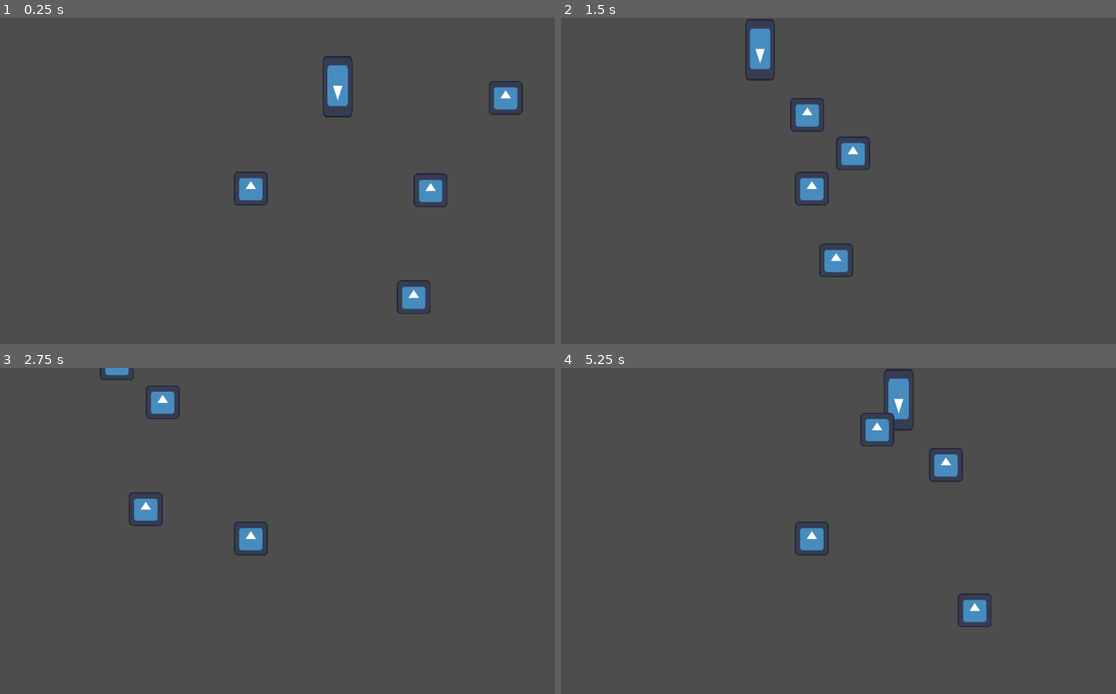
Above: before the commit, frames 1-4 (two rows, left to right).
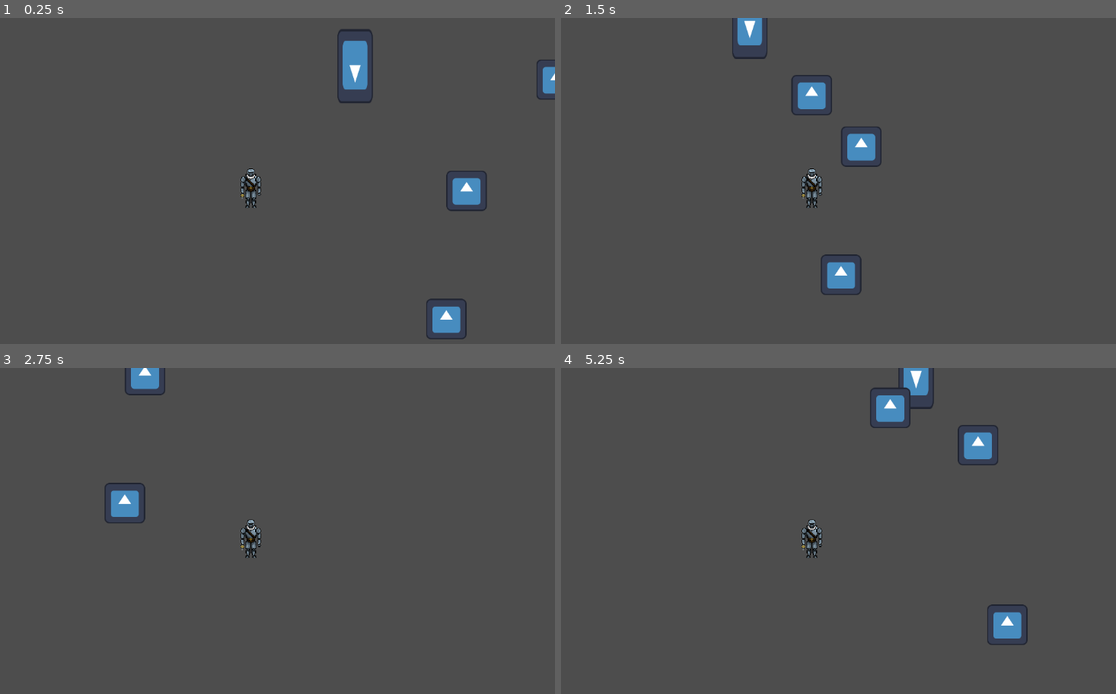
Above: after the commit, the same moments.

Repository: Routund/Mount_Belforte
Game: Godot game, scene res://Scenes/Overworld.tscn
Same seed, same stepped clock (60 frames per second), same inputs: the game is played once before the commit and once after it. The engine's default icon, where the game draws it, is replaced by a stand-in: a white triangle on a blue panel in a dark square.
Inputs:
- Up to frame 1 (0.25 s): no input
- Up to frame 2 (1.5 s): hold D (right) 0.53-1.28 s; tap Space (interact) at 0.6, 1.35 s; hold S (down) from 1.28 s (still down)
- Up to frame 3 (2.75 s): release S (down) at 2.03 s; hold D (right) from 2.03 s (still down); tap Space (interact) at 2.1 s
- Up to frame 4 (5.25 s): release D (right) at 2.78 s; hold W (up) 2.78-3.53 s; tap Space (interact) every 0.75 s from 2.85 to 5.1 s; hold A (left) 3.53-5.03 s; hold S (down) from 5.03 s (still down)

The runs differ from the first frame. In frame 1, 4.2% of the frame differs, in the area x 42-100%, y 3-99%; in frame 2, 3.2%; in frame 3, 2.1%; in frame 4, 3.6%.

Commit message:
doing animation tree

Diff:
--- a/Scenes/player.tscn
+++ b/Scenes/player.tscn
@@ -1,24 +1,243 @@
-[gd_scene load_steps=5 format=3 uid="uid://bqlroxiiv5reg"]
+[gd_scene load_steps=26 format=3 uid="uid://bqlroxiiv5reg"]
 
 [ext_resource type="Script" path="res://Scripts/Player.gd" id="1_ubegy"]
-[ext_resource type="Texture2D" uid="uid://b5ihyqj52x60r" path="res://Sprites/icon.svg" id="2_swqc7"]
+[ext_resource type="Texture2D" uid="uid://c830oy4vqf404" path="res://Sprites/Main Character full.png" id="2_6msmn"]
 [ext_resource type="PackedScene" uid="uid://y1go6d8bx2ue" path="res://Scenes/pause.tscn" id="3_mn2gf"]
 
-[sub_resource type="RectangleShape2D" id="RectangleShape2D_o2oo8"]
-size = Vector2(124, 125)
+[sub_resource type="CapsuleShape2D" id="CapsuleShape2D_3ble7"]
+radius = 44.0
+height = 153.0
+
+[sub_resource type="Animation" id="Animation_ctmxl"]
+resource_name = "walk_down"
+length = 0.4
+loop_mode = 1
+tracks/0/type = "value"
+tracks/0/imported = false
+tracks/0/enabled = true
+tracks/0/path = NodePath("Sprite2D:frame")
+tracks/0/interp = 1
+tracks/0/loop_wrap = true
+tracks/0/keys = {
+"times": PackedFloat32Array(0, 0.1, 0.2, 0.3),
+"transitions": PackedFloat32Array(1, 1, 1, 1),
+"update": 1,
+"values": [0, 2, 0, 1]
+}
+
+[sub_resource type="Animation" id="Animation_5jgey"]
+resource_name = "walk_left"
+length = 0.65
+loop_mode = 1
+step = 0.05
+tracks/0/type = "value"
+tracks/0/imported = false
+tracks/0/enabled = true
+tracks/0/path = NodePath("Sprite2D:frame")
+tracks/0/interp = 1
+tracks/0/loop_wrap = true
+tracks/0/keys = {
+"times": PackedFloat32Array(0, 0.1, 0.2, 0.3, 0.4, 0.5, 0.6),
+"transitions": PackedFloat32Array(1, 1, 1, 1, 1, 1, 1),
+"update": 1,
+"values": [15, 16, 17, 18, 19, 20, 21]
+}
+
+[sub_resource type="Animation" id="Animation_27uyv"]
+resource_name = "walk_right"
+length = 0.65
+loop_mode = 1
+step = 0.05
+tracks/0/type = "value"
+tracks/0/imported = false
+tracks/0/enabled = true
+tracks/0/path = NodePath("Sprite2D:frame")
+tracks/0/interp = 1
+tracks/0/loop_wrap = true
+tracks/0/keys = {
+"times": PackedFloat32Array(0, 0.1, 0.2, 0.3, 0.4, 0.5, 0.6),
+"transitions": PackedFloat32Array(1, 1, 1, 1, 1, 1, 1),
+"update": 1,
+"values": [7, 8, 9, 10, 11, 12, 13]
+}
+
+[sub_resource type="Animation" id="Animation_5nmle"]
+resource_name = "walk_up"
+length = 0.4
+loop_mode = 1
+tracks/0/type = "value"
+tracks/0/imported = false
+tracks/0/enabled = true
+tracks/0/path = NodePath("Sprite2D:frame")
+tracks/0/interp = 1
+tracks/0/loop_wrap = true
+tracks/0/keys = {
+"times": PackedFloat32Array(0, 0.1, 0.2, 0.3),
+"transitions": PackedFloat32Array(1, 1, 1, 1),
+"update": 1,
+"values": [3, 4, 3, 5]
+}
+
+[sub_resource type="Animation" id="Animation_4e71p"]
+resource_name = "idle_up"
+length = 0.6
+loop_mode = 1
+step = 0.05
+tracks/0/type = "value"
+tracks/0/imported = false
+tracks/0/enabled = true
+tracks/0/path = NodePath("Sprite2D:frame")
+tracks/0/interp = 1
+tracks/0/loop_wrap = true
+tracks/0/keys = {
+"times": PackedFloat32Array(0, 0.3),
+"transitions": PackedFloat32Array(1, 1),
+"update": 1,
+"values": [24, 25]
+}
+
+[sub_resource type="Animation" id="Animation_n7sfq"]
+resource_name = "idle_down"
+length = 0.6
+loop_mode = 1
+step = 0.05
+tracks/0/type = "value"
+tracks/0/imported = false
+tracks/0/enabled = true
+tracks/0/path = NodePath("Sprite2D:frame")
+tracks/0/interp = 1
+tracks/0/loop_wrap = true
+tracks/0/keys = {
+"times": PackedFloat32Array(0, 0.3),
+"transitions": PackedFloat32Array(1, 1),
+"update": 1,
+"values": [22, 23]
+}
+
+[sub_resource type="Animation" id="Animation_j61yt"]
+resource_name = "idle_left"
+length = 0.6
+loop_mode = 1
+tracks/0/type = "value"
+tracks/0/imported = false
+tracks/0/enabled = true
+tracks/0/path = NodePath("Sprite2D:frame")
+tracks/0/interp = 1
+tracks/0/loop_wrap = true
+tracks/0/keys = {
+"times": PackedFloat32Array(0, 0.3),
+"transitions": PackedFloat32Array(1, 1),
+"update": 1,
+"values": [28, 29]
+}
+
+[sub_resource type="Animation" id="Animation_bcw0c"]
+resource_name = "idle_right"
+length = 0.6
+loop_mode = 1
+tracks/0/type = "value"
+tracks/0/imported = false
+tracks/0/enabled = true
+tracks/0/path = NodePath("Sprite2D:frame")
+tracks/0/interp = 1
+tracks/0/loop_wrap = true
+tracks/0/keys = {
+"times": PackedFloat32Array(0, 0.3),
+"transitions": PackedFloat32Array(1, 1),
+"update": 1,
+"values": [26, 27]
+}
+
+[sub_resource type="AnimationLibrary" id="AnimationLibrary_riu4f"]
+_data = {
+"idle_down": SubResource("Animation_n7sfq"),
+"idle_left": SubResource("Animation_j61yt"),
+"idle_right": SubResource("Animation_bcw0c"),
+"idle_up": SubResource("Animation_4e71p"),
+"walk_down": SubResource("Animation_ctmxl"),
+"walk_left": SubResource("Animation_5jgey"),
+"walk_right": SubResource("Animation_27uyv"),
+"walk_up": SubResource("Animation_5nmle")
+}
+
+[sub_resource type="AnimationNodeAnimation" id="AnimationNodeAnimation_7ff1h"]
+animation = &"idle_left"
+
+[sub_resource type="AnimationNodeAnimation" id="AnimationNodeAnimation_1g6so"]
+animation = &"idle_down"
+
+[sub_resource type="AnimationNodeAnimation" id="AnimationNodeAnimation_ch13d"]
+animation = &"idle_right"
+
+[sub_resource type="AnimationNodeAnimation" id="AnimationNodeAnimation_j6qaj"]
+animation = &"idle_up"
+
+[sub_resource type="AnimationNodeBlendSpace2D" id="AnimationNodeBlendSpace2D_askl3"]
+blend_point_0/node = SubResource("AnimationNodeAnimation_7ff1h")
+blend_point_0/pos = Vector2(-1, 0)
+blend_point_1/node = SubResource("AnimationNodeAnimation_1g6so")
+blend_point_1/pos = Vector2(0, 1)
+blend_point_2/node = SubResource("AnimationNodeAnimation_ch13d")
+blend_point_2/pos = Vector2(1, 0)
+blend_point_3/node = SubResource("AnimationNodeAnimation_j6qaj")
+blend_point_3/pos = Vector2(0, -1)
+blend_mode = 1
+
+[sub_resource type="AnimationNodeTimeScale" id="AnimationNodeTimeScale_g00t6"]
+
+[sub_resource type="AnimationNodeBlendTree" id="AnimationNodeBlendTree_025rc"]
+nodes/BlendSpace2D/node = SubResource("AnimationNodeBlendSpace2D_askl3")
+nodes/BlendSpace2D/position = Vector2(0, 80)
+nodes/TimeScale/node = SubResource("AnimationNodeTimeScale_g00t6")
+nodes/TimeScale/position = Vector2(220, 100)
+nodes/output/position = Vector2(420, 120)
+node_connections = [&"TimeScale", 0, &"BlendSpace2D", &"output", 0, &"TimeScale"]
+
+[sub_resource type="AnimationNodeBlendTree" id="AnimationNodeBlendTree_l5nba"]
+
+[sub_resource type="AnimationNodeStateMachineTransition" id="AnimationNodeStateMachineTransition_38byx"]
+advance_mode = 2
+
+[sub_resource type="AnimationNodeStateMachineTransition" id="AnimationNodeStateMachineTransition_34qyf"]
+
+[sub_resource type="AnimationNodeStateMachineTransition" id="AnimationNodeStateMachineTransition_rnesy"]
+
+[sub_resource type="AnimationNodeStateMachine" id="AnimationNodeStateMachine_ndtvq"]
+states/Idle/node = SubResource("AnimationNodeBlendTree_025rc")
+states/Idle/position = Vector2(349, 100)
+states/Start/position = Vector2(167, 102)
+states/Walk/node = SubResource("AnimationNodeBlendTree_l5nba")
+states/Walk/position = Vector2(514, 105)
+transitions = ["Start", "Idle", SubResource("AnimationNodeStateMachineTransition_38byx"), "Idle", "Walk", SubResource("AnimationNodeStateMachineTransition_34qyf"), "Walk", "Idle", SubResource("AnimationNodeStateMachineTransition_rnesy")]
 
 [node name="Player" type="CharacterBody2D"]
 script = ExtResource("1_ubegy")
 
 [node name="Sprite2D" type="Sprite2D" parent="."]
-texture = ExtResource("2_swqc7")
+texture_filter = 1
+scale = Vector2(2, 2)
+texture = ExtResource("2_6msmn")
+hframes = 5
+vframes = 6
+frame = 23
 
 [node name="CollisionShape2D" type="CollisionShape2D" parent="."]
 position = Vector2(-1, -0.5)
-shape = SubResource("RectangleShape2D_o2oo8")
+shape = SubResource("CapsuleShape2D_3ble7")
 
 [node name="Camera2D" type="Camera2D" parent="."]
-zoom = Vector2(0.5, 0.5)
+zoom = Vector2(0.6, 0.6)
 
 [node name="Pause" parent="." instance=ExtResource("3_mn2gf")]
 visible = false
+
+[node name="AnimationPlayer" type="AnimationPlayer" parent="."]
+libraries = {
+"": SubResource("AnimationLibrary_riu4f")
+}
+
+[node name="AnimationTree" type="AnimationTree" parent="."]
+tree_root = SubResource("AnimationNodeStateMachine_ndtvq")
+anim_player = NodePath("../AnimationPlayer")
+parameters/Idle/BlendSpace2D/blend_position = Vector2(0.00320005, 0.277533)
+parameters/Idle/TimeScale/scale = 1.0
--- a/Scripts/Player.gd
+++ b/Scripts/Player.gd
@@ -2,18 +2,36 @@
 
 var speed = 700
 
+func _ready():
+	$AnimationPlayer.play("idle_down")
 
 func _physics_process(_delta):
-	var direction = Vector2()
-	if Input.is_action_pressed("up"):
-		direction += Vector2(0,-1)
-	if Input.is_action_pressed("down"):
-		direction += Vector2(0,1)
-	if Input.is_action_pressed("left"):
-		direction += Vector2(-1,0)
-	if Input.is_action_pressed("right"):
-		direction += Vector2(1,0)
-
+	var direction = Vector2(
+		Input.get_action_strength("right") - Input.get_action_strength("left"),
+		Input.get_action_strength("down") - Input.get_action_strength("up")
+	)
 	velocity = direction * speed
 
+	#if Input.is_action_pressed("up"):
+		#direction += Vector2(0,-1)
+		#$AnimationPlayer.play("walk_up")
+	#if Input.is_action_pressed("down"):
+		#direction += Vector2(0,1)
+		#$AnimationPlayer.play("walk_down")
+	#if Input.is_action_pressed("left"):
+		#direction += Vector2(-1,0)
+		#$AnimationPlayer.play("walk_left")
+	#if Input.is_action_pressed("right"):
+		#direction += Vector2(1,0)
+		#$AnimationPlayer.play("walk_right")
+	#if Input.is_action_just_released("down"):
+		#$AnimationPlayer.play("idle_down")
+	#if Input.is_action_just_released("up"):
+		#$AnimationPlayer.play("idle_up")
+	#if Input.is_action_just_released("left"):
+		#$AnimationPlayer.play("idle_left")
+	#if Input.is_action_just_released("right"):
+		#$AnimationPlayer.play("idle_right")
+
+
 	move_and_slide()
Binary file added: Sprites/Main Character full.png
Not shown, added: Sprites/Main Character full.png.import
